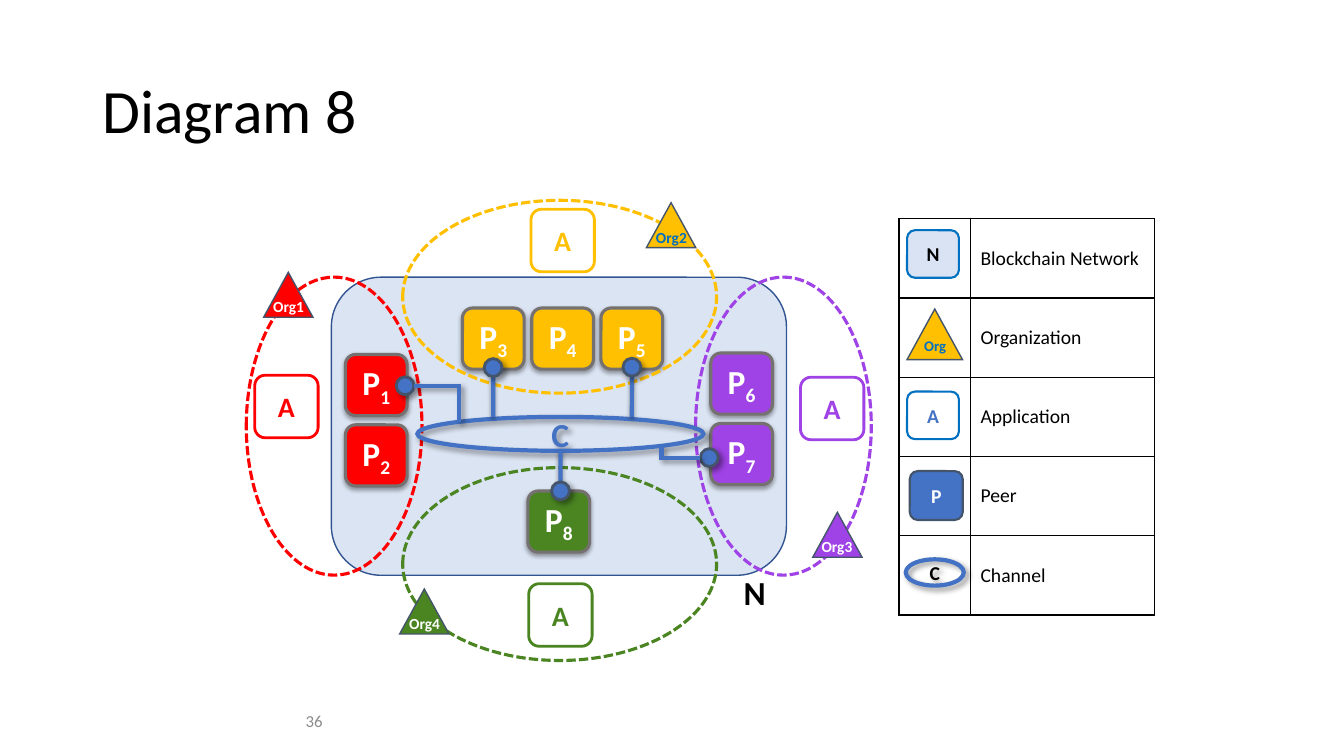
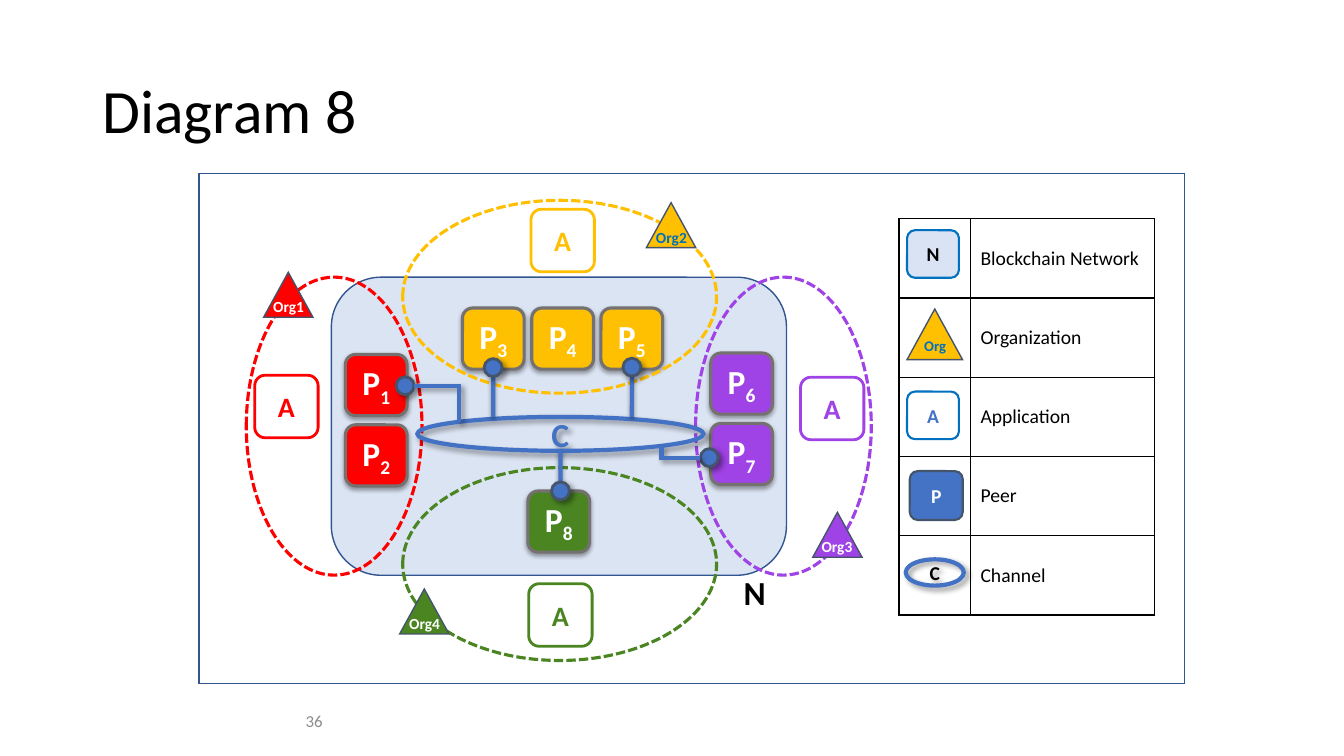
Before and after one commit to FabricTOC/FabricTOC, a slide deck: slide 36 of docs/OtherSourceMaterial/Diagrams.pptx. Drawn at 1344x756 pixels with LibreOffice and Linux fonts; fonts in the diff are those of the drawing. Boxes give left, top, right and bottom in pixels: in the first picture for what was removed or moved away, otherwise in the second. Text is boxed around its words. In the diff, an @@ line names an element or a change of style, - is before the commit and + after.

```diff
--- a/docs/OtherSourceMaterial/Diagrams.pptx
+++ b/docs/OtherSourceMaterial/Diagrams.pptx
@@ rectangle added at [199,173,1185,684], outline #325491 1 pt @@
```
Also in this commit, not shown: 9 other slides changed, 10 other files.
